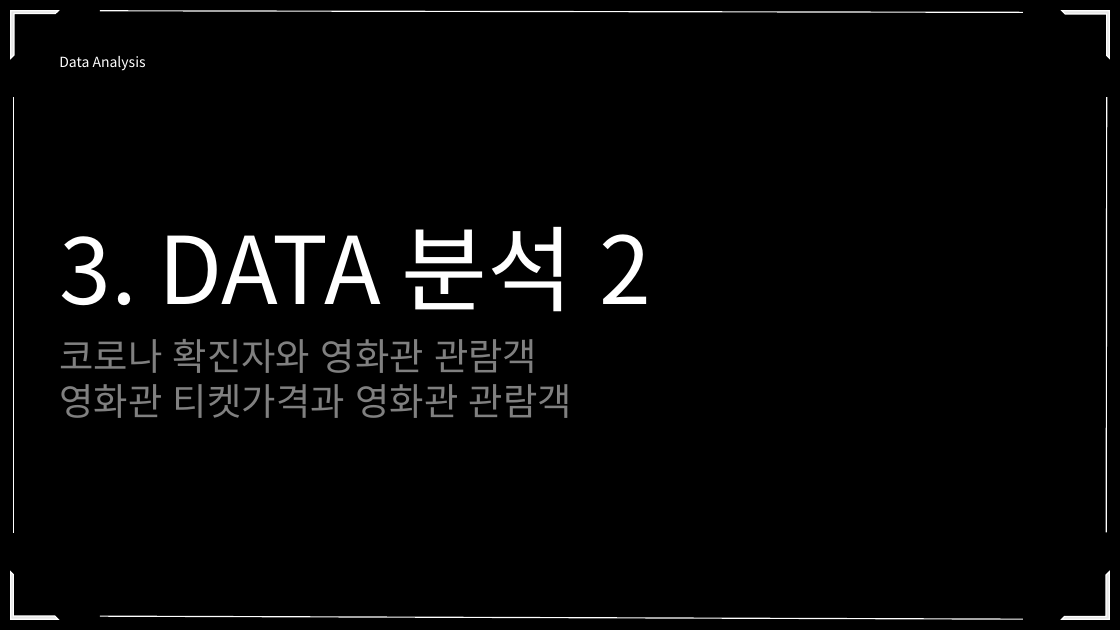
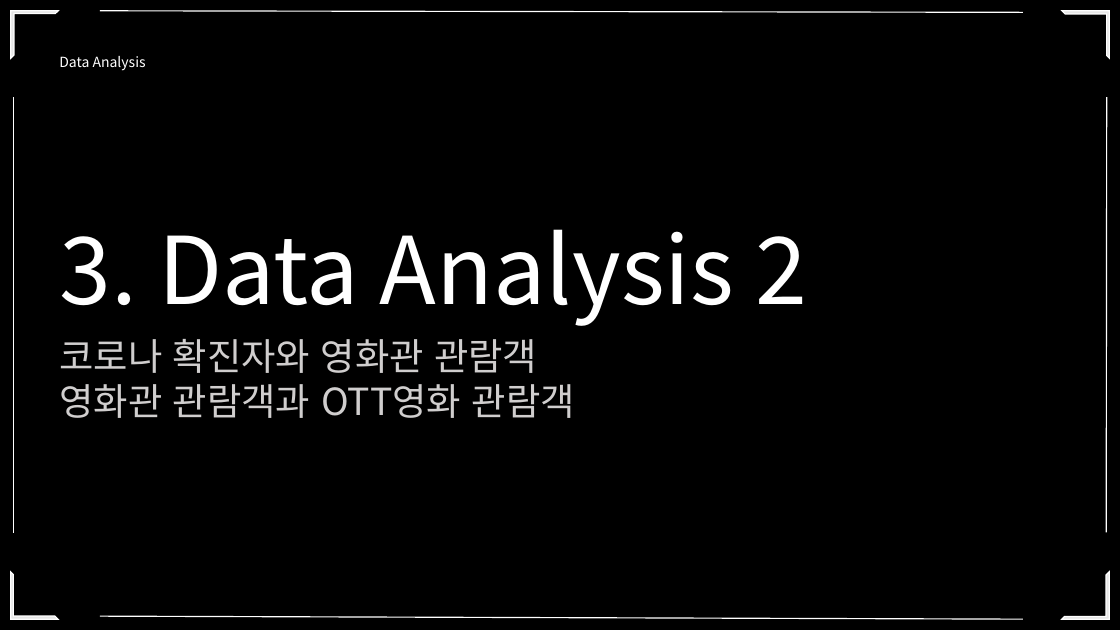
Before and after one commit to eesomin/midproject, a slide deck: slide 20 of jdh1/PPT_0_TEAM2.pptx (slide 16 before the commit). Drawn at 1120x630 pixels with LibreOffice and Linux fonts; fonts in the diff are those of the drawing. Boxes give left, top, right and bottom in pixels: in the first picture for what was removed or moved away, otherwise in the second. Text is boxed around its words. In the diff, an @@ line names an element or a change of style, - is before the commit and + after.

```diff
--- a/jdh1/PPT_0_TEAM2.pptx
+++ b/jdh1/PPT_0_TEAM2.pptx
@@ text at box(59, 229, 807, 326): text changed @@
-3. DATA 분석 2
+3. Data Analysis 2
@@ text at box(59, 339, 537, 373): text colour #808080 to #D0CECE in "코로나 확진자와 영화관 관람객" @@
@@ text at box(59, 384, 575, 418): text changed; text colour #808080 to #D0CECE @@
-영화관 티켓가격과 영화관 관람객
+영화관 관람객과 OTT영화 관람객
```
Also in this commit, not shown: 25 other slides changed, 7 slides added, 1 slide removed, 4 other files.
